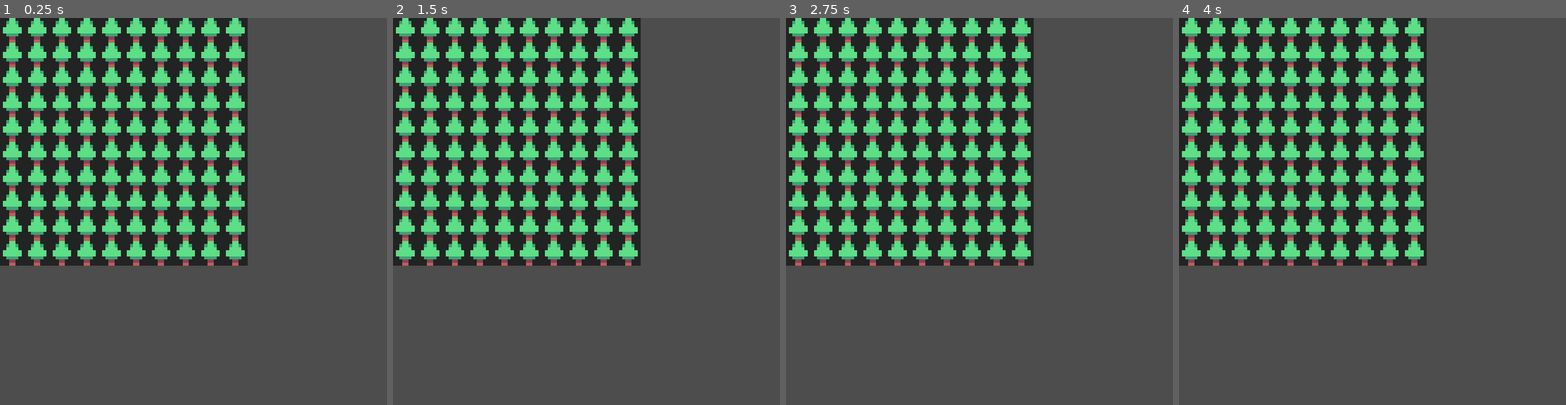
Above: before the commit, frames 1-4 (left to right).
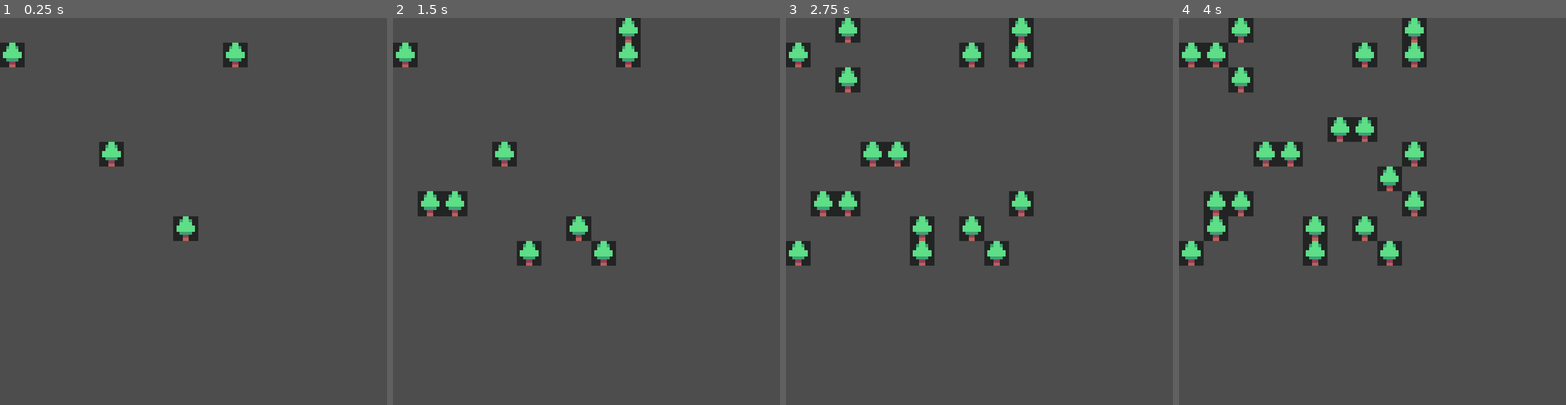
Above: after the commit, the same moments.

Repository: alexanderono7/forest-fires-godot
Game: Godot game, scene res://main.tscn
The game is run twice, just before and just after one commit, with the same random seed, the same clock (stepped at 60 frames per second) and the same inputs. The project has no main scene, so this scene is started directly.
Inputs:
- Up to frame 1 (0.25 s): no input
- Up to frame 2 (1.5 s): no input
- Up to frame 3 (2.75 s): no input
- Up to frame 4 (4 s): tap Enter at 2.75 s

The runs differ from the first frame. In frame 1, 39% of the frame differs, in the area x 0-64%, y 0-64%; in frame 2, 37%; in frame 3, 34%; in frame 4, 32%.

Commit message:
trees spawning randomly

Diff:
--- a/main.gd
+++ b/main.gd
@@ -39,18 +39,26 @@
 
 
 func _ready():
+	pass
+
+func _process(delta):
 	# tree = [5,5]
 	# fire = [8,8]
 	#randomize() # necessary for rng?
-	pass
-
-func _process(delta):
 	var width:int = 10
 	var height:int = 10
+	var mytile
 	for i in range(width):
 		for j in range(height):
-			setCell(i,j,"tree")
-			getTileType(i,j)
+			mytile = getTileType(i,j)
+			match mytile:
+				"fire":
+					setCell(i,j,"empty")
+				"tree":
+					pass
+				"empty":
+					if getRandBool(0.001):
+						setCell(i,j,"tree")
 	#print(tilemap().get_cell_tile_data(Vector2(3,3)).get_custom_data("forest_fire_dl")) # get name of tile at given coords of the actual "game grid"
 
 #func _on_tile_map_layer_ready() -> void:
--- a/project.godot
+++ b/project.godot
@@ -16,6 +16,7 @@
 
 config/name="forest_fires"
 config/features=PackedStringArray("4.6", "Forward Plus")
+run/max_fps=30
 config/icon="res://icon.svg"
 
 [display]
